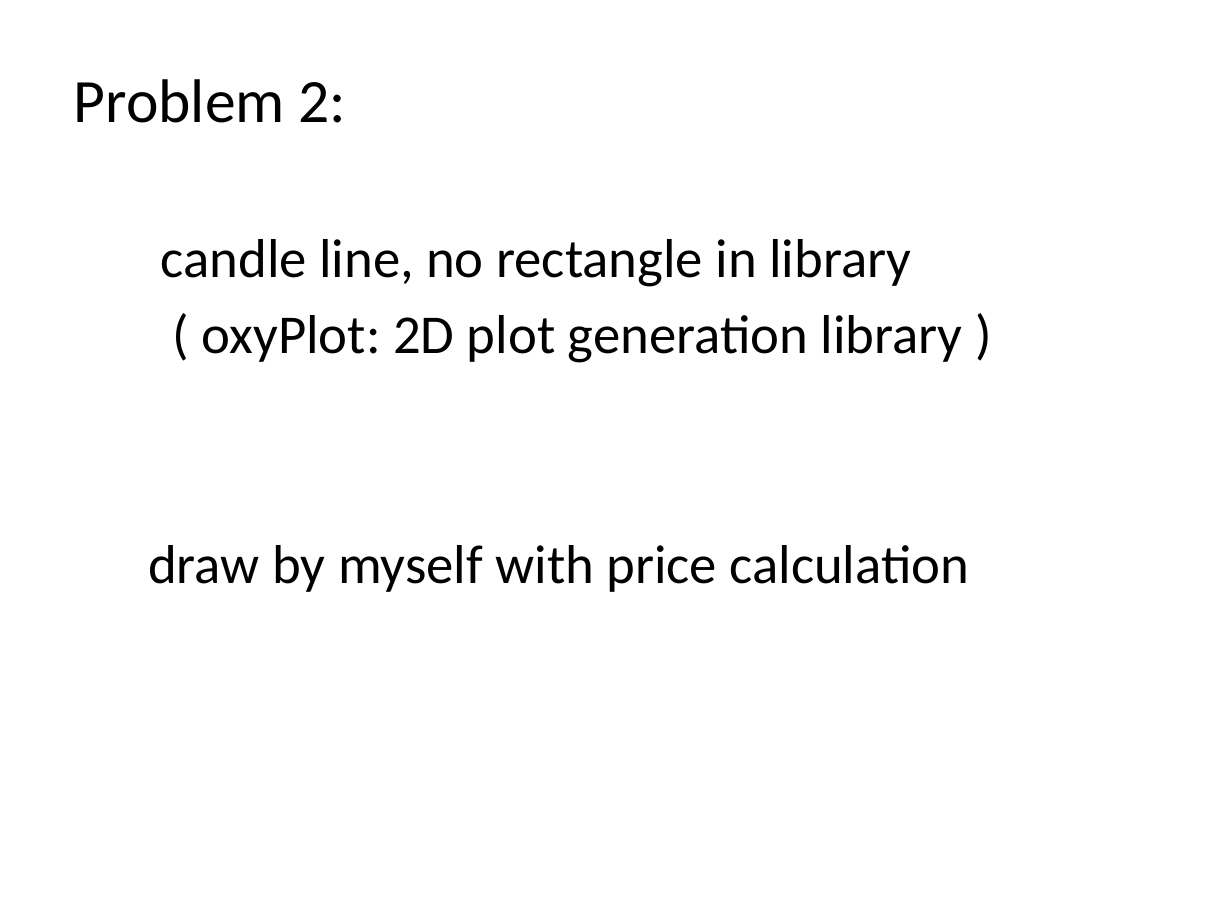
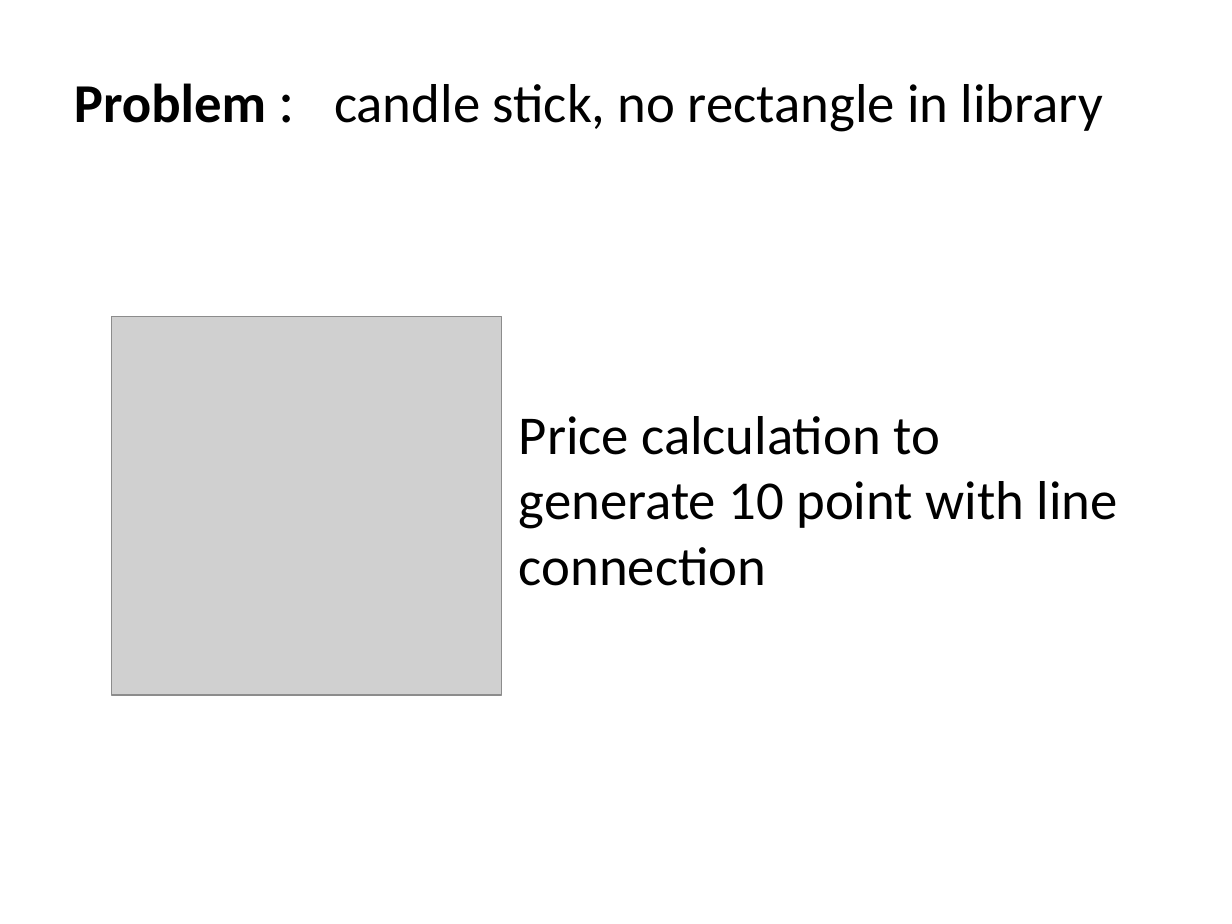
Before and after one commit to IPD8-guofeng/dotnet-group-project, a slide deck: slide 6 of Stock trade and analyst system.pptx. Drawn at 1232x924 pixels with LibreOffice and Linux fonts; fonts in the diff are those of the drawing; grey boxes stand for pictures. Boxes give left, top, right and bottom in pixels: in the first picture for what was removed or moved away, otherwise in the second. Text is boxed around its words. In the diff, an @@ line names an element or a change of style, - is before the commit and + after.

```diff
--- a/Stock trade and analyst system.pptx
+++ b/Stock trade and analyst system.pptx
@@ text at (x1=74, y1=83, x2=1103, y2=132): text changed @@
-Problem 2:
-candle line, no rectangle in library
-( oxyPlot: 2D plot generation library )
-draw by myself with price calculation
+Problem : candle stick, no rectangle in library
@@ picture added at (x1=112, y1=317, x2=503, y2=695) @@
@@ text added at (x1=519, y1=416, x2=1118, y2=586), 32 pt, text #000000 @@
+Price calculation to generate 10 point with line connection
```
Also in this commit, not shown: 5 other slides changed, 1 slide added.
